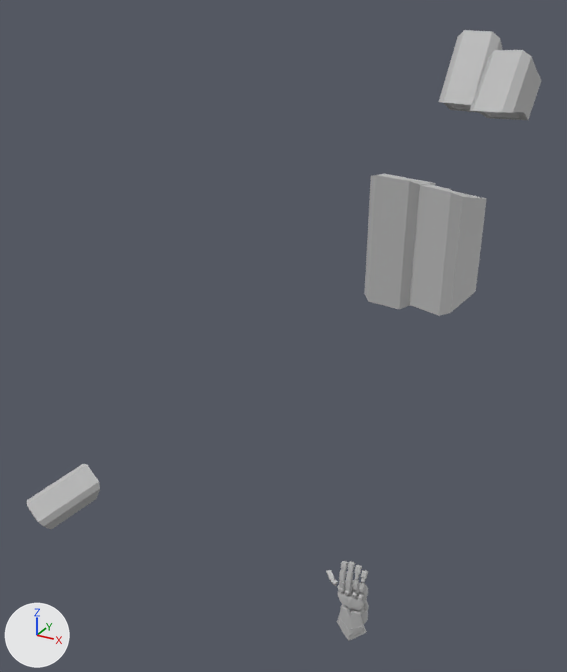
What one commit did to the FBX model Assets/Resources/hand.fbx.
The view is the same before and after, from a 50 mm lens placed at (1.48, -3.57, 3.72), pointed at (-0.65, 0.31, 1.78). The lights are fixed; the arrows at lower left show +X, +Y and +Z. Where no turn or scale is listed for an object, it has been applied to the vertices.

Script lines for the objects in view, before the commit:
```python
ob_polysurface61_043 = bpy.data.objects.new('polySurface61.043', me_mesh_085)
ob_polysurface61_043.location = (0.066, -0.085, 2.107)
ob_polysurface61_048 = bpy.data.objects.new('polySurface61.048', me_mesh_090)
ob_polysurface61_048.location = (0.044, 0.49, 2.123)
ob_polysurface61_048.rotation_euler = (-1.276, 0.0278, 3.035)  # degrees (-73, 1.6, 174)
ob_polysurface61_048.scale = (0.0673, 0.0673, 0.0673)
ob_polysurface61_056 = bpy.data.objects.new('polySurface61.056', me_mesh_098)
ob_polysurface61_056.location = (0.092, 0.009, 2.11)
ob_polysurface61_061 = bpy.data.objects.new('polySurface61.061', me_mesh_103)
ob_polysurface61_061.location = (0.059, 0.473, 2.125)
ob_polysurface61_061.rotation_euler = (-1.304, 0.0973, 2.839)  # degrees (-75, 5.6, 163)
ob_polysurface61_061.scale = (0.0673, 0.0673, 0.0673)
ob_polysurface61_071 = bpy.data.objects.new('polySurface61.071', me_mesh_113)
ob_polysurface61_071.location = (-1.794, 0.485, 0.536)
```
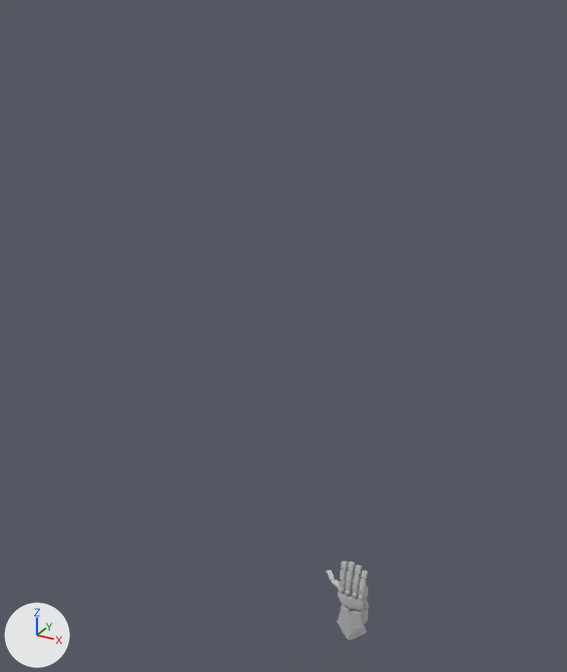
Commit message: hand model virker nu noice

Edits to the scene script, one JSON object a line:
```json
{"op": "set", "path": "ob_polysurface61_048.location", "old": "(0.044, 0.49, 2.123)", "new": "(0.0, 0.0, 0.267)"}
{"op": "set", "path": "ob_polysurface61_048.rotation_euler", "old": "(-1.276, 0.0278, 3.035)", "new": "(1.571, -3.142, 0.0)", "note": "degrees (-73, 1.6, 174) -> degrees (90, -180, 0)"}
{"op": "set", "path": "ob_polysurface61_048.scale", "old": "(0.0673, 0.0673, 0.0673)", "new": "(0.01, 0.01, 0.01)"}
{"op": "remove", "block": "ob_polysurface61_043", "code": ["ob_polysurface61_043 = bpy.data.objects.new('polySurface61.043', me_mesh_085)", "ob_polysurface61_043.location = (0.066, -0.085, 2.107)"]}
{"op": "remove", "block": "ob_polysurface61_056", "code": ["ob_polysurface61_056 = bpy.data.objects.new('polySurface61.056', me_mesh_098)", "ob_polysurface61_056.location = (0.092, 0.009, 2.11)"]}
{"op": "set", "path": "ob_polysurface61_061.location", "old": "(0.059, 0.473, 2.125)", "new": "(0.0, 0.0, 0.267)"}
{"op": "set", "path": "ob_polysurface61_061.rotation_euler", "old": "(-1.304, 0.0973, 2.839)", "new": "(1.571, -3.142, 0.0)", "note": "degrees (-75, 5.6, 163) -> degrees (90, -180, 0)"}
{"op": "set", "path": "ob_polysurface61_061.scale", "old": "(0.0673, 0.0673, 0.0673)", "new": "(0.01, 0.01, 0.01)"}
{"op": "remove", "block": "ob_polysurface61_071", "code": ["ob_polysurface61_071 = bpy.data.objects.new('polySurface61.071', me_mesh_113)", "ob_polysurface61_071.location = (-1.794, 0.485, 0.536)"]}
```

Changed parts and their boxes [x1, y1, x2, y2] in the pictures (567 x 672 px):
```json
{"object": "polySurface61.056", "change": "deleted", "before": [409, 184, 487, 316]}
{"object": "polySurface61.043", "change": "deleted", "before": [364, 174, 436, 309]}
{"object": "polySurface61.061", "change": "moved, turned, rescaled", "before": [469, 50, 542, 120], "after": [359, 579, 367, 588]}
{"object": "polySurface61.048", "change": "moved, turned, rescaled", "before": [439, 30, 503, 112], "after": [353, 575, 360, 585]}
{"object": "polySurface61.071", "change": "deleted", "before": [27, 464, 100, 530]}
```
